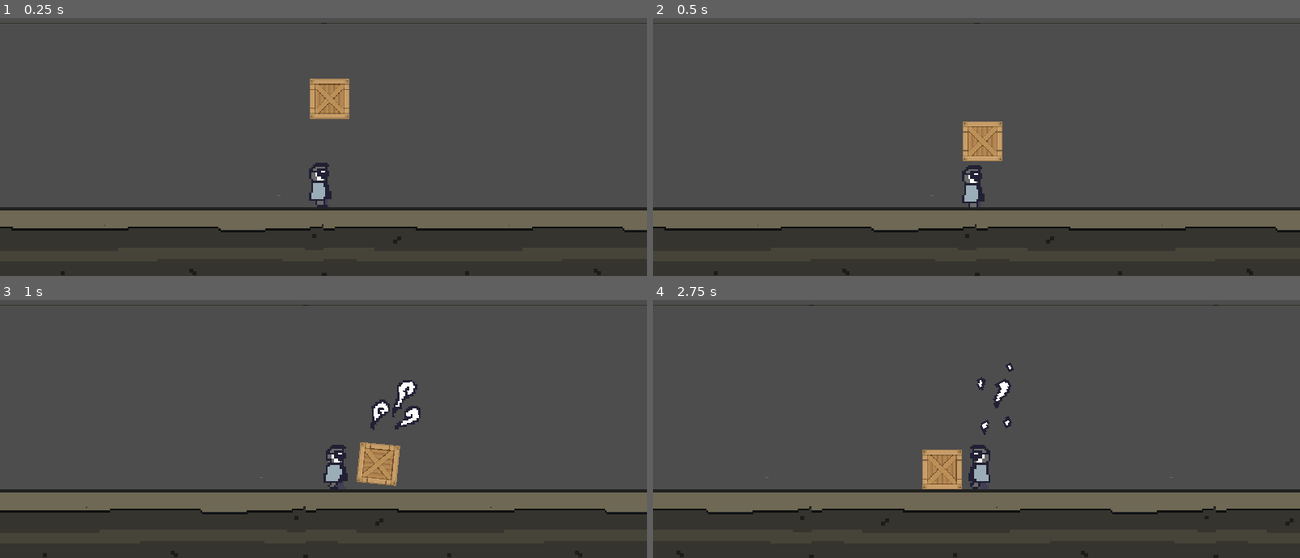
Above: before the commit, frames 1-4 (two rows, left to right).
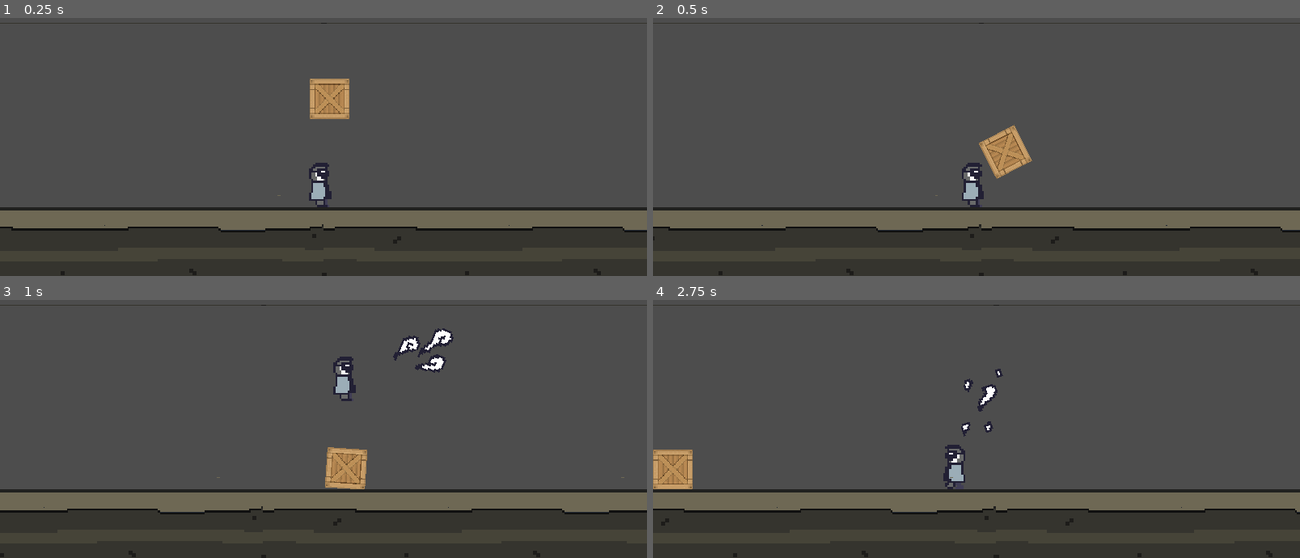
Above: after the commit, the same moments.

Repository: RobChiocchio/godot-wild-jam-58
Game: Godot game, scene res://scenes/level.tscn
The game is run twice, just before and just after one commit, with the same random seed, the same clock (stepped at 60 frames per second) and the same inputs.
Inputs (mouse positions are in pixels of both pictures, inside the frame that each line leads up to):
- Up to frame 1 (0.25 s): no input
- Up to frame 2 (0.5 s): no input
- Up to frame 3 (1 s): move the mouse to (465, 336) at 0.52 s; press the mouse at (465, 336) at 0.53 s; hold D (move_right) from 0.53 s (still down); tap W (jump) at 0.77 s
- Up to frame 4 (2.75 s): move the mouse to (847, 374) at 1.27 s; release the mouse at (847, 374) at 1.28 s; right-click (847, 374) at 1.35 s; tap W (jump) at 1.52 s; move the mouse to (outside the picture) at 2.02 s; release D (move_right) at 2.03 s; press the mouse at (outside the picture) at 2.03 s; hold A (move_left) from 2.03 s (still down)

Frame 1 is identical in both runs. In frame 2, 1.8% of the frame differs, in the area x 1-98%, y 40-84%; in frame 3, 4.3%, in the area x 6-100%, y 10-84%; in frame 4, 3.7%.

Commit message:
Polygon player collider
Objects no longer sit on top of player

Diff:
--- a/scenes/player.tscn
+++ b/scenes/player.tscn
@@ -82,9 +82,6 @@
 "speed": 10.0
 }]
 
-[sub_resource type="RectangleShape2D" id="RectangleShape2D_oqfnq"]
-size = Vector2(15, 24)
-
 [sub_resource type="AtlasTexture" id="AtlasTexture_qimqp"]
 atlas = ExtResource("5_5mdh4")
 region = Rect2(32, 0, 32, 32)
@@ -155,9 +152,8 @@
 sprite_frames = SubResource("SpriteFrames_jtop4")
 animation = &"walk"
 
-[node name="CollisionShape2D" type="CollisionShape2D" parent="."]
-position = Vector2(0.5, -2)
-shape = SubResource("RectangleShape2D_oqfnq")
+[node name="CollisionPolygon2D" type="CollisionPolygon2D" parent="."]
+polygon = PackedVector2Array(7, -10, 0, -12, -7, -10, -7, 10, 7, 10)
 
 [node name="Wind" type="Area2D" parent="."]
 script = ExtResource("3_wu53x")
Not shown: 1 places in scenes/player.tscn that only renumber resources
